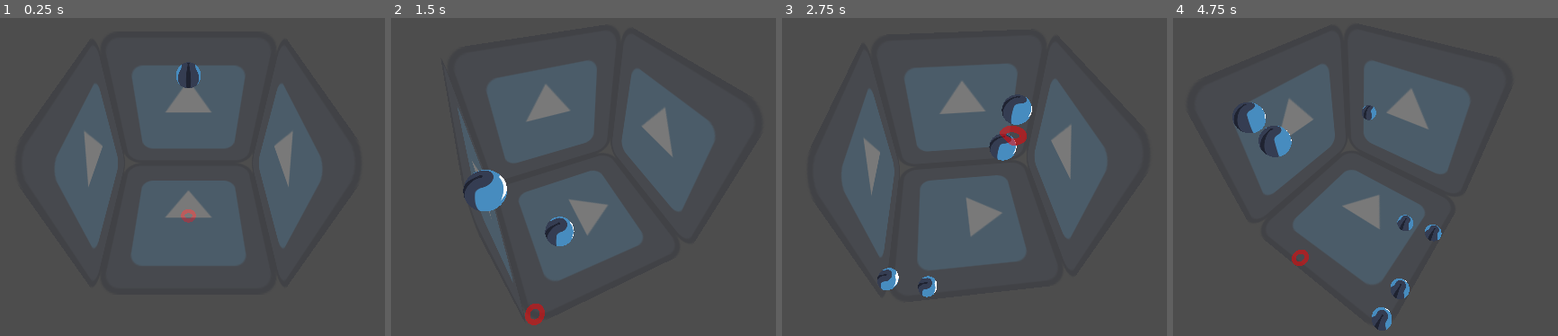
Above: before the commit, frames 1-4 (left to right).
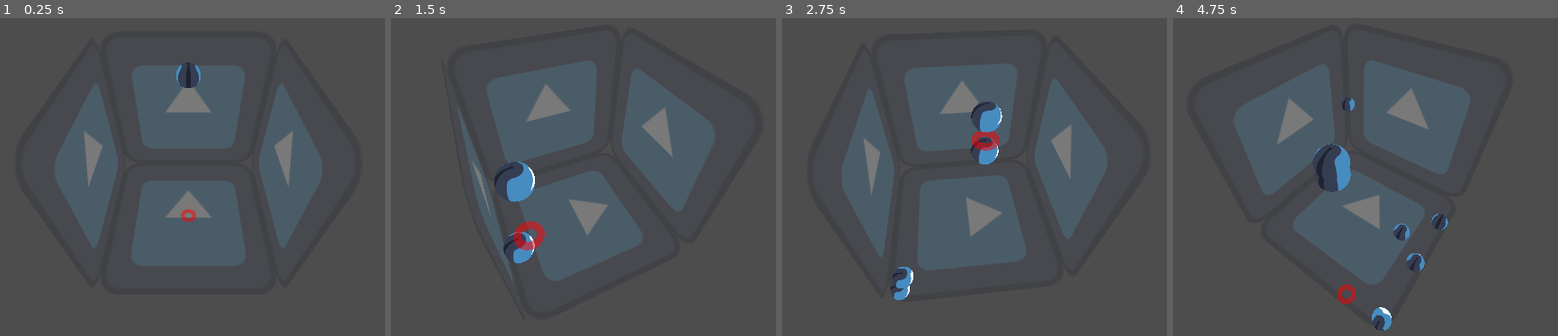
Above: after the commit, the same moments.

Repository: AndreVallestero/3d-fruit-game
Game: Godot game, scene res://main.tscn
Same seed, same stepped clock (60 frames per second), same inputs: the game is played once before the commit and once after it. The engine's default icon, where the game draws it, is replaced by a stand-in: a white triangle on a blue panel in a dark square.
Inputs (mouse positions are in pixels of both pictures, inside the frame that each line leads up to):
- Up to frame 1 (0.25 s): no input
- Up to frame 2 (1.5 s): tap Enter at 0.5 s; move the mouse to (737, 142) at 0.52 s; hold Right (ui_right) 0.53-1.28 s; click (737, 142) at 0.67 s; move the mouse to (437, 183) at 1.27 s; hold Left (ui_left) from 1.28 s (still down); click (437, 183) at 1.42 s
- Up to frame 3 (2.75 s): move the mouse to (1043, 75) at 2.02 s; release Left (ui_left) at 2.03 s; hold Right (ui_right) from 2.03 s (still down); click (1043, 75) at 2.17 s
- Up to frame 4 (4.75 s): move the mouse to (1327, 243) at 2.77 s; click (1327, 243) at 2.92 s; move the mouse to (outside the picture) at 3.52 s; release Right (ui_right) at 3.53 s; hold Left (ui_left) from 3.53 s (still down); click (outside the picture) at 3.67 s; move the mouse to (outside the picture) at 4.27 s; click (outside the picture) at 4.42 s

The runs differ from the first frame. In frame 1, 0.1% of the frame differs, in the area x 46-51%, y 60-65%; in frame 2, 3.0%; in frame 3, 2.8%; in frame 4, 3.2%, in the area x 15-72%, y 25-99%.
Error before the commit: Invalid access to property or key 'position' on a base object of type 'InputEventKey'. (res://main.gd:24)

Commit message:
Explicitly check mousemotion event

Diff:
--- a/main.gd
+++ b/main.gd
@@ -21,23 +21,22 @@
 	spawn_fruit()
 
 func _input(event):
-	if event.position != null:
+	if event is InputEventMouseMotion:
 		var plane_pos = DROP_PLANE.intersects_ray(
 			camera.project_ray_origin(event.position),
 			camera.project_ray_normal(event.position)
 		)
 		if plane_pos:
 			player.position = player_clamp(current_radius, plane_pos)
-	if event is InputEventMouseButton:
-		if event.is_pressed() and event.button_index == MOUSE_BUTTON_LEFT:
-			current_fruit.reparent(self)
-			current_fruit.freeze = false
-			current_fruit.find_child("CollisionShape3D").set_deferred("disabled", false)
-			spawn_fruit()
+	elif event is InputEventMouseButton and event.is_pressed() and event.button_index == MOUSE_BUTTON_LEFT:
+		current_fruit.reparent(self)
+		current_fruit.freeze = false
+		current_fruit.find_child("CollisionShape3D").set_deferred("disabled", false)
+		spawn_fruit()
 
 # Called every frame
 func _process(delta):
-	marker.position.y = -10 * marker_shape_cast.get_closest_collision_unsafe_fraction() - current_radius
+	marker.position.y = -10 * marker_shape_cast.get_closest_collision_safe_fraction() - current_radius
 	var input_dir = Input.get_axis("ui_left", "ui_right")
 	if input_dir:
 		orbit_pos = fmod(orbit_pos + input_dir * SPEED * delta, TAU)
